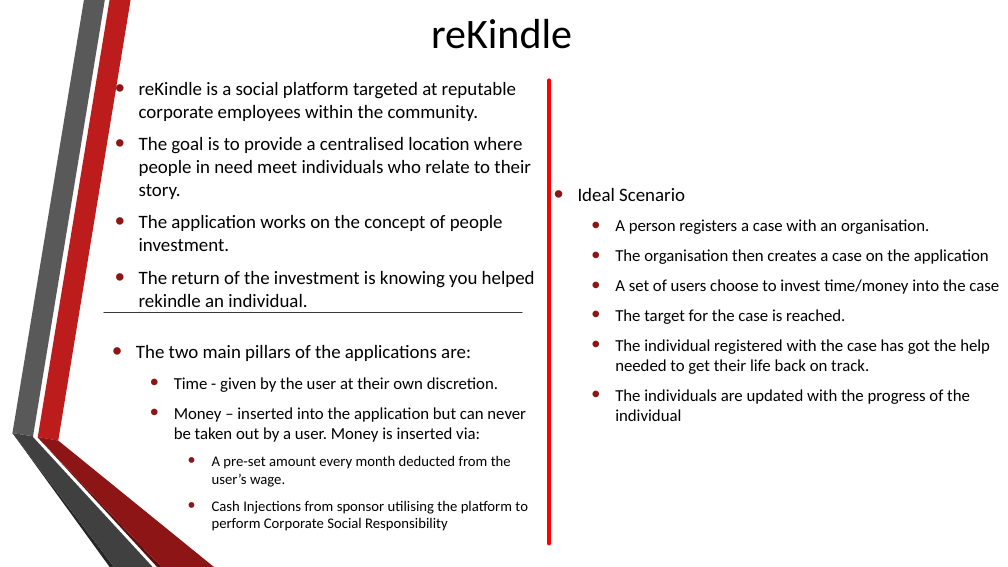
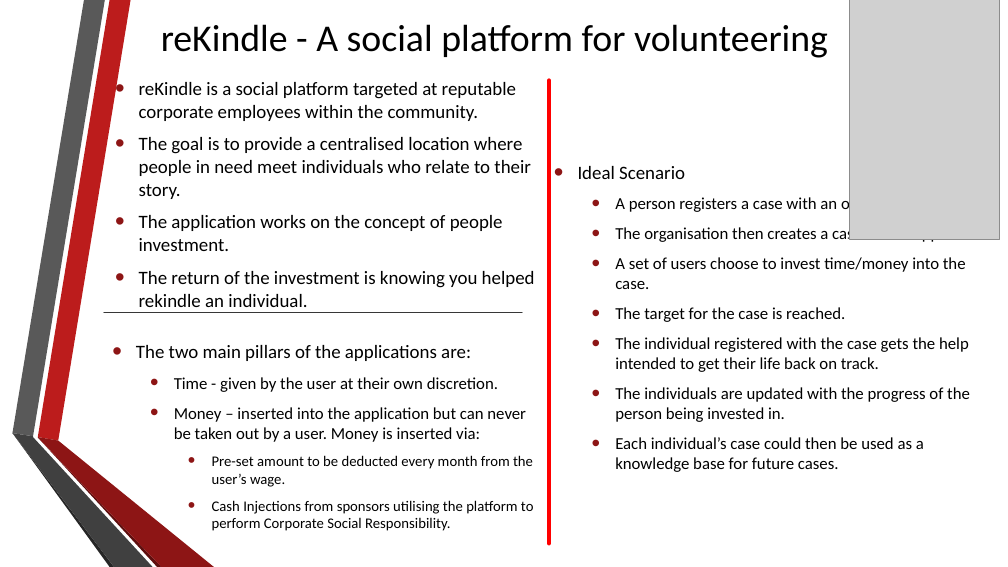
Before and after one commit to jamvel/Vodafone-Hackathon, a slide deck: slide 1 of ideas/JudgePresentation.pptx (slide 2 before the commit). Drawn at 1008x567 pixels with LibreOffice and Linux fonts; fonts in the diff are those of the drawing; grey boxes stand for pictures; background and template pictures are left out. Boxes give left, top, right and bottom in pixels: in the first picture for what was removed or moved away, otherwise in the second. Text is boxed around its words. In the diff, an @@ line names an element or a change of style, - is before the commit and + after.

```diff
--- a/ideas/JudgePresentation.pptx
+++ b/ideas/JudgePresentation.pptx
@@ title at box(161, 24, 828, 58): text changed; size 40 to 36 pt @@
-reKindle
+reKindle - A social platform for volunteering
@@ picture added at box(849, 0, 999, 240) @@
@@ text at box(615, 226, 993, 289): text changed @@
-  • The organisation then creates a case on the application
-  • A set of users choose to invest time/money into the case
+  • The organisation then creates a case on the application.
+  • A set of users choose to invest time/money into the case.
@@ text at box(615, 337, 970, 472): text changed @@
-  • The individual registered with the case has got the help needed to get their life back on track.
-  • The individuals are updated with the progress of the individual
+  • The individual registered with the case gets the help intended to get their life back on track.
+  • The individuals are updated with the progress of the person being invested in.
+  • Each individual’s case could then be used as a knowledge base for future cases.
@@ text at box(212, 455, 534, 531): text changed @@
-    • A pre-set amount every month deducted from the user’s wage.
-    • Cash Injections from sponsor utilising the platform to perform Corporate Social Responsibility
+    • Pre-set amount to be deducted every month from the user’s wage.
+    • Cash Injections from sponsors utilising the platform to perform Corporate Social Responsibility.
```
Also in this commit, not shown: 1 slide removed.
